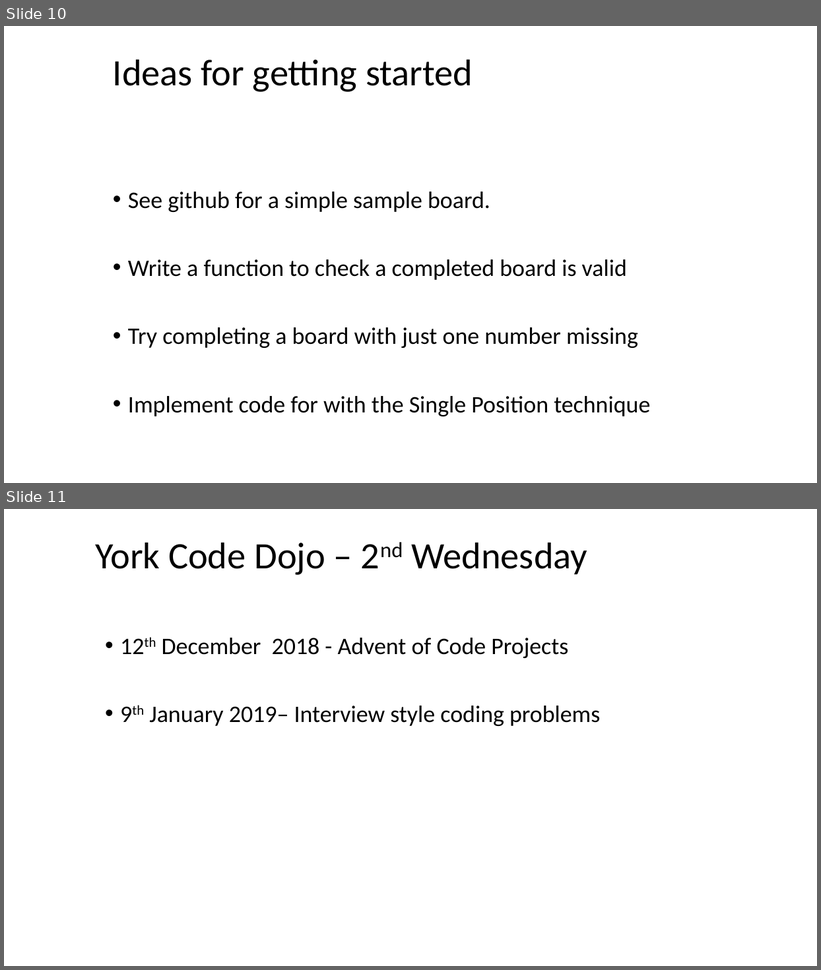
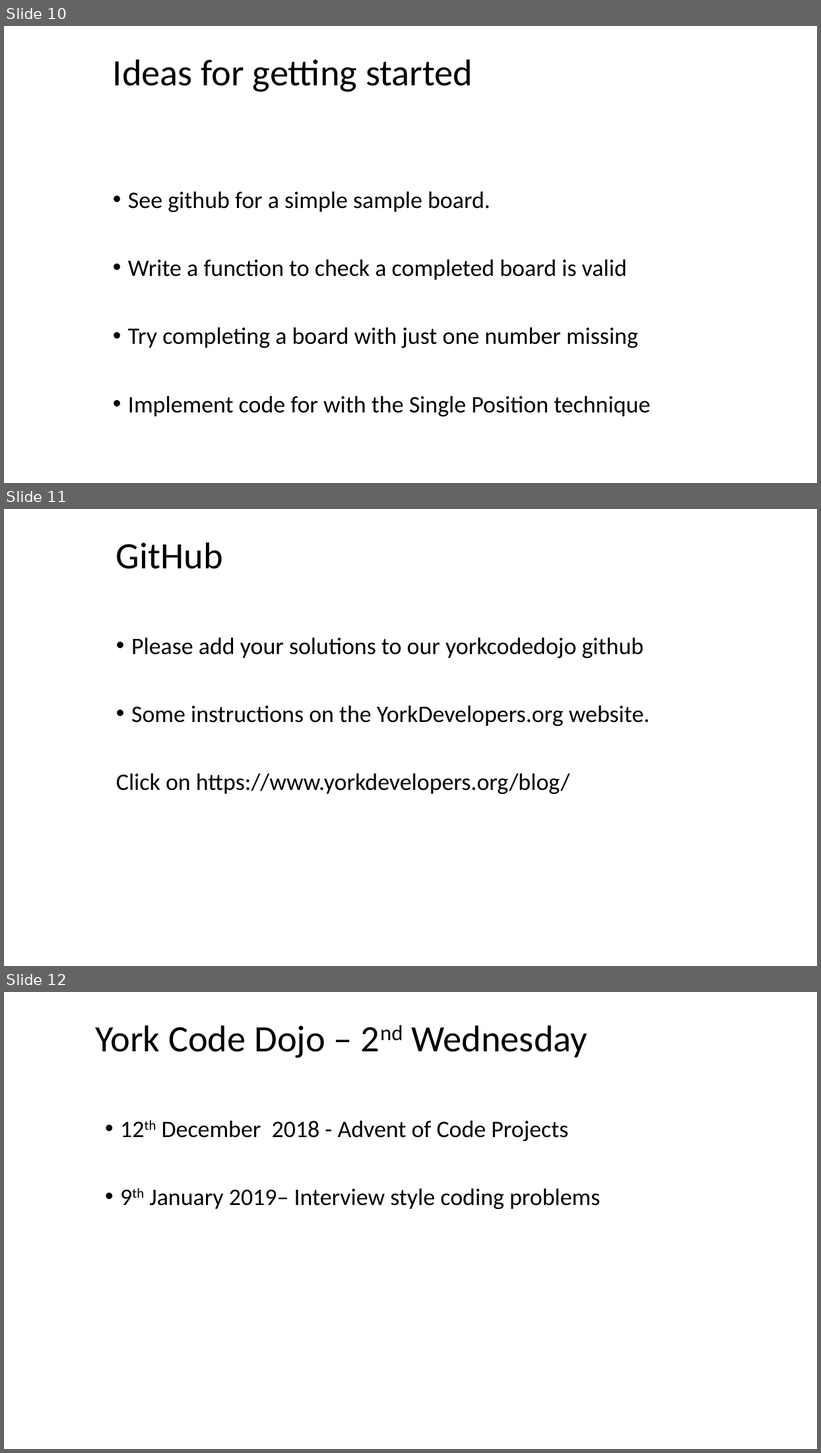
Before and after one commit to YorkCodeDojo/Sudoku, a slide deck: York Code Dojo - Sudoku.pptx. Shown one above the other, each under a label of ours: slides 10 and 11 before the commit, slides 10, 11 and 12 after it. The pictures are 821x970 and 821x1453 pixels, drawn with LibreOffice and Linux fonts; fonts in the diff are those of the drawing; background and template pictures are left out. Boxes give left, top, right and bottom in pixels: in the first picture for what was removed or moved away, otherwise in the second. Text is boxed around its words. In the diff, an @@ line names an element or a change of style, - is before the commit and + after.

```diff
--- a/York Code Dojo - Sudoku.pptx
+++ b/York Code Dojo - Sudoku.pptx
@@ slide 11 added at (x1=4, y1=509, x2=817, y2=966), background #FFFFFF @@
@@ title added at (x1=116, y1=542, x2=223, y2=569), 44 pt, text #000000 @@
+GitHub
@@ text added at (x1=116, y1=638, x2=650, y2=794), 28 pt, text #000000 @@
+• Please add your solutions to our yorkcodedojo github
+• Some instructions on the YorkDevelopers.org website.
+Click on https://www.yorkdevelopers.org/blog/
@@ what was slide 11 is now slide 12 @@
```
Also in this commit, not shown: 10 other files.
